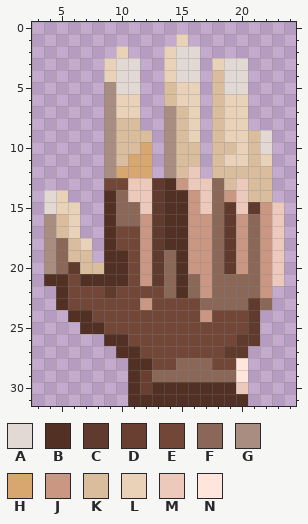
Pixel-art sprite -- src/assets/grabby_cursor.png. The first picture shows the starting point.
The file is 32x32 pixels. Shown: x 3..24, y 0..31.
Palette (. is transparent): A #e3d9d4  B #523023  C #603a2c  D #683f30  E #734737  F #8b6758  G #a98d81  H #d8a76f  J #ca9783  K #d9bd9d  L #ead2b8  M #edc9bb  N #ffe5db
Pixels before, first column x 4:
 1 ...........L........
 2 ......L...LAA.......
 3 .....LAA..LAA.LAA...
 4 .....LAA..LAA.KAA...
 5 .....GAA..KLL.KAA...
 6 .....GLL..KLL.KLL...
 7 .....GLL..GKL.KLL...
 8 .....GKK..GKL.KLL...
 9 .....GKKK.GKL.KLLKA.
10 .....GKKH.GKK.KKLKA.
11 .....GKHH.GKK.KLLKL.
12 .....GHHH.GKM.KKKKK.
13 .....EEMMCBJMMFKMKK.
14 AL...BFMMCBBJMFJMKK.
15 ALL..BFFMCBBJMFCMCJM
16 GKL..BFFJCBBJJFCJFJM
17 GKL..BEEJCBBJJFCJFJM
18 GFKL.BEEJCBBJJFCJFJM
19 GFKK.BBEJCFBJJFCJFJM
20 GFCKKBBEJCFBJJFCJFJM
21 BBEBBBBEJCFBFJFFFFJM
22 .BEEECEEEEFBFJFFFFJ.
23 .BEEEEEEJEEEEFFFFCF.
24 ..BBEEEEEEEEEJEEEC..
25 ...BBEEEEEEEEEEEEC..
26 .....BBEEEEEEEEECC..
27 ......BBEEEEEEECC...
28 .......BBEEFFFEEN...
29 .......BDFFFFFFFN...
30 .......BDBBBBBBBM...
31 .......BBBBBBBBBB...
The same view after the edit:
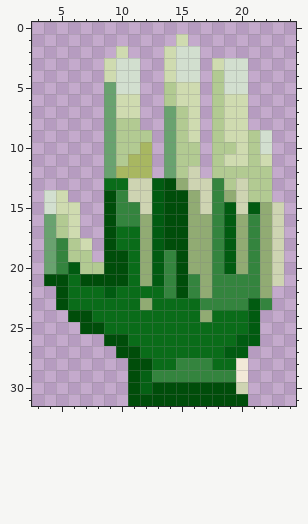
What changed:
colour A: #e3d9d4 -> #d2dfcf
colour B: #523023 -> #004d0a
colour C: #603a2c -> #015b11
colour D: #683f30 -> #056114
colour E: #734737 -> #0a6c19
colour F: #8b6758 -> #34843e
colour G: #a98d81 -> #69a26f
colour H: #d8a76f -> #a8b761
colour J: #ca9783 -> #91ab73
colour K: #d9bd9d -> #b2ca92
colour L: #ead2b8 -> #cfdbb0
colour M: #edc9bb -> #ced4b2
colour N: #ffe5db -> #f2e9d7
Boxes around the changes in both pictures, in picture pixels (x1, y1, x2, y2):
changed: (44, 34, 284, 406)
